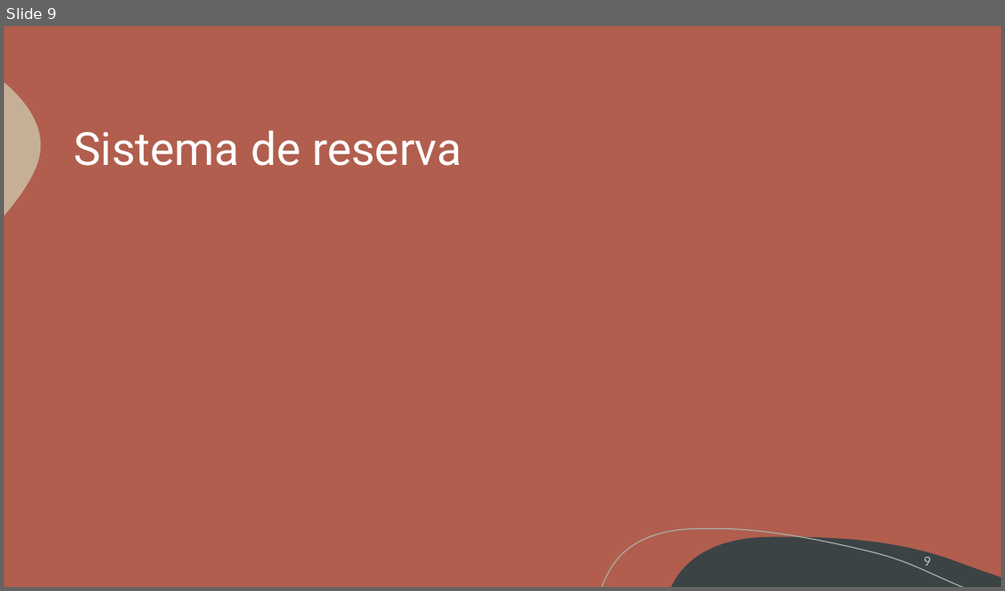
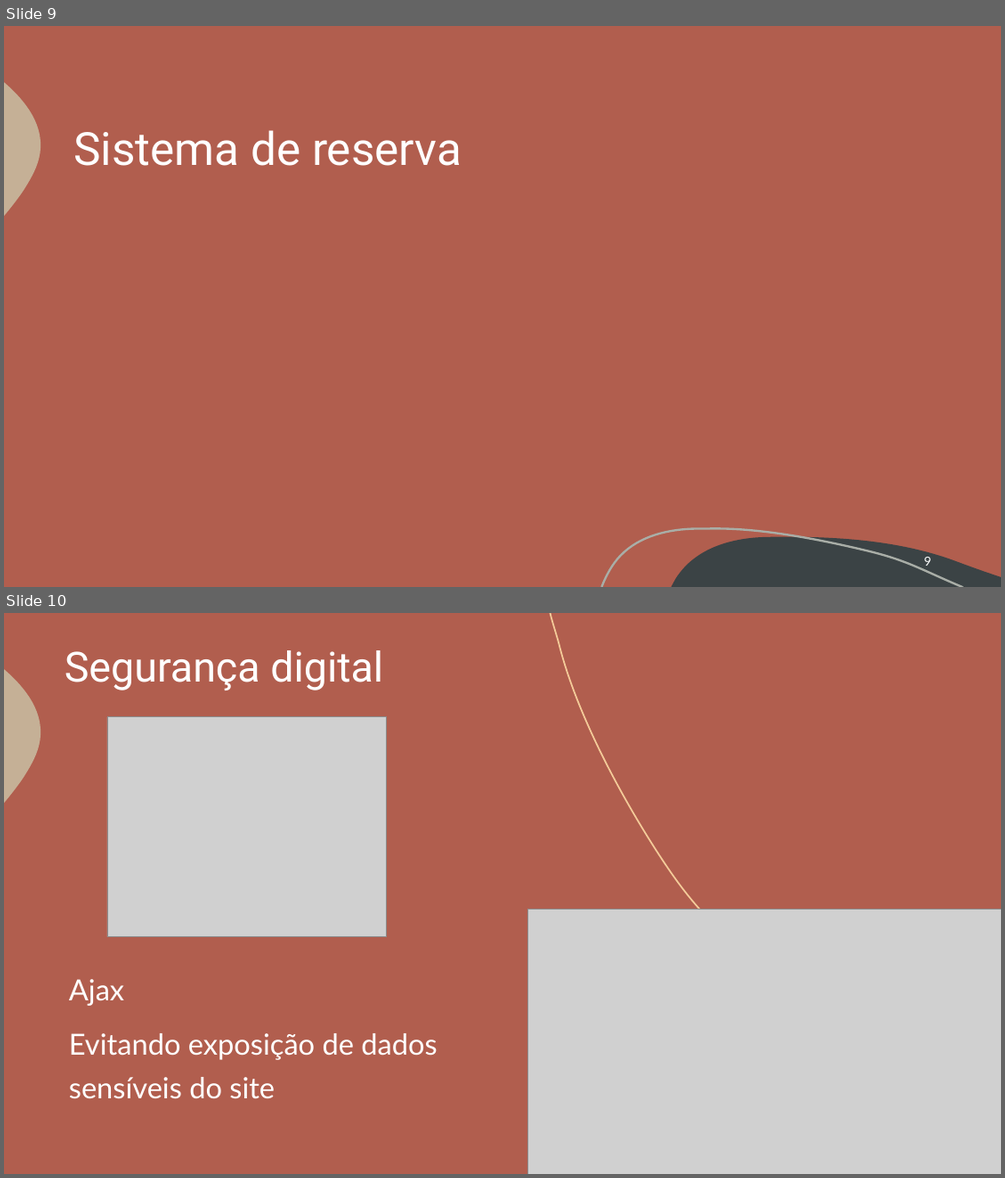
Before and after one commit to G4brielSilva/Focus-Trainee, a slide deck: Site/Acaiá Coffee Shop.pptx. Shown one above the other, each under a label of ours: slide 9 before the commit, slides 9 and 10 after it. The pictures are 1005x591 and 1005x1178 pixels, drawn with LibreOffice and Linux fonts; fonts in the diff are those of the drawing; grey boxes stand for pictures. Boxes give left, top, right and bottom in pixels: in the first picture for what was removed or moved away, otherwise in the second. Text is boxed around its words. In the diff, an @@ line names an element or a change of style, - is before the commit and + after.

Commit message:
adicionando a parte de segurança

```diff
--- a/Site/Acaiá Coffee Shop.pptx
+++ b/Site/Acaiá Coffee Shop.pptx
@@ slide 10 added at (x1=4, y1=613, x2=1001, y2=1174), background #B15E4E; not listed: 3 template elements that a slide beside it also shows @@
@@ freeform shape added at (x1=550, y1=613, x2=1001, y2=987), outline #F4CB99 1.5 pt @@
@@ text added at (x1=65, y1=650, x2=383, y2=690), 40 pt, text #FFFFFF @@
+Segurança digital
@@ picture added at (x1=107, y1=717, x2=387, y2=937) @@
@@ picture added at (x1=528, y1=909, x2=1001, y2=1174) @@
@@ text added at (x1=69, y1=979, x2=437, y2=1099), 28 pt, text #FFFFFF @@
+Ajax
+Evitando exposição de dados sensíveis do site
@@ slide 9 changed as well @@
@@ freeform shape at (x1=601, y1=529, x2=963, y2=587): outline #A9AEA7 1 pt to #A9AEA7 2 pt @@
@@ page number at (x1=924, y1=556, x2=931, y2=565): text colour #FFFFFF at 70% opacity to #FFFFFF @@
```
Also in this commit, not shown: 11 other slides changed, 2 other slides added, 2 slides removed.
